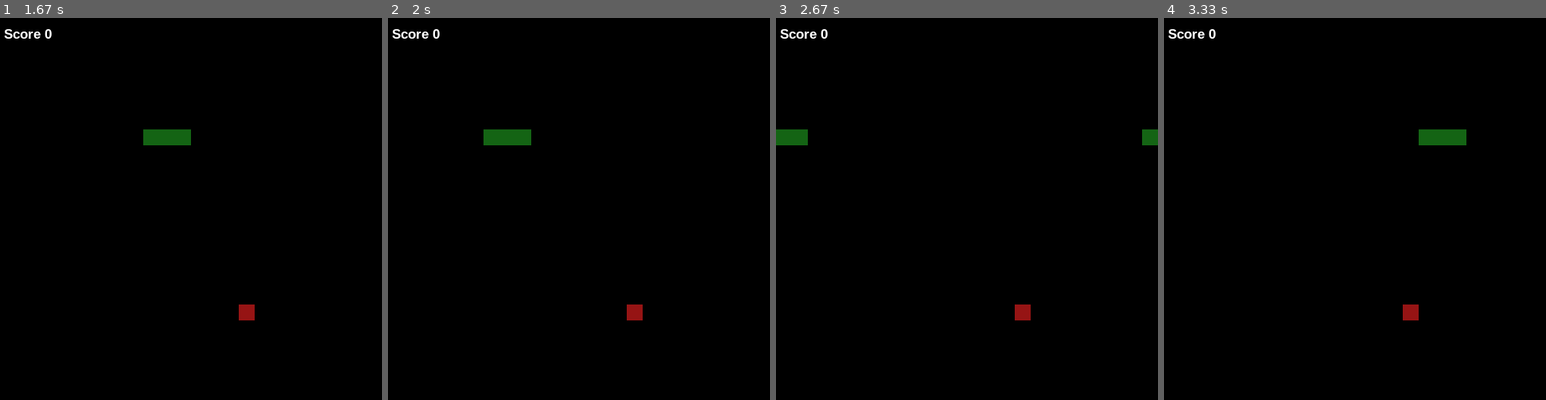
Above: before the commit, frames 1-4 (left to right).
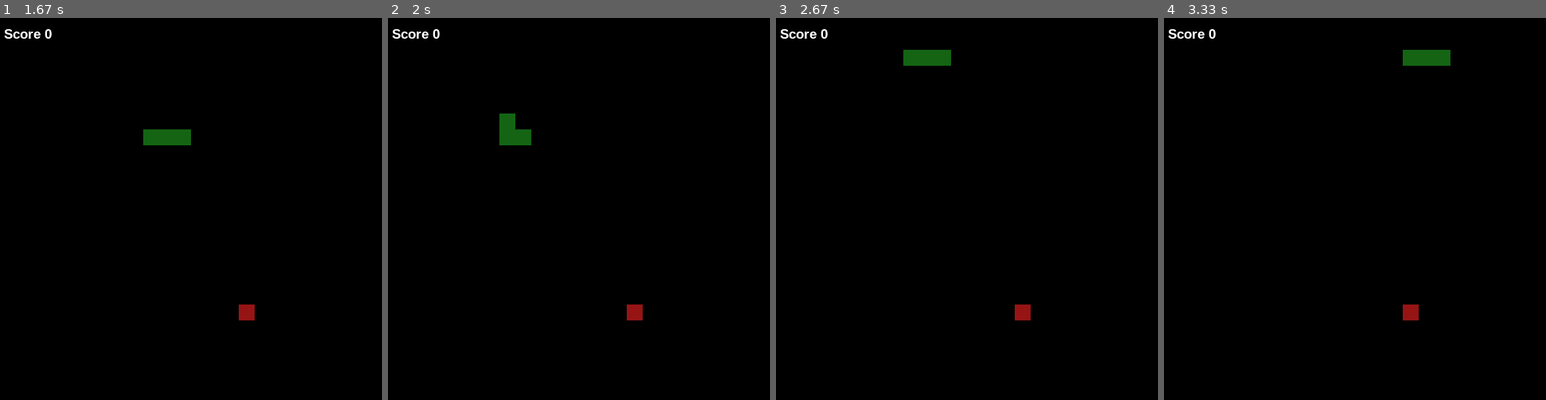
Above: after the commit, the same moments.

Repository: flintlouis/SnakePygame
Game: pygame game, started from main.py
Same seed, same stepped clock (60 frames per second), same inputs: the game is played once before the commit and once after it.
Inputs:
- Up to frame 1 (1.67 s): hold W 0.33-0.8 s; hold Right 0.33-0.8 s; tap A at 0.83 s
- Up to frame 2 (2 s): hold Up from 1.73 s (still down)
- Up to frame 3 (2.67 s): release Up at 2.2 s; hold Right from 2.23 s (still down)
- Up to frame 4 (3.33 s): release Right at 2.7 s; hold Left 2.73-3.27 s; hold Down from 3.3 s (still down)

Frame 1 is identical in both runs. In frame 2, 0.3% of the frame differs, in the area x 25-34%, y 25-34%; in frame 3, 1.0%, in the area x 0-100%, y 8-34%; in frame 4, 1.0%.

Commit message:
added arrow keys

Diff:
--- a/main.py
+++ b/main.py
@@ -18,13 +18,13 @@
 			pygame.quit()
 			sys.exit()
 		elif event.type == pygame.KEYDOWN:
-			if event.key == ord('a'):
+			if event.key == ord('a') or event.key == pygame.K_LEFT:
 				snake.turn(LEFT)
-			elif event.key == ord('s'):
+			elif event.key == ord('s') or event.key == pygame.K_DOWN:
 				snake.turn(DOWN)
-			elif event.key == ord('d'):
+			elif event.key == ord('d') or event.key == pygame.K_RIGHT:
 				snake.turn(RIGHT)
-			elif event.key == ord('w'):
+			elif event.key == ord('w') or event.key == pygame.K_UP:
 				snake.turn(UP)
 			elif event.key == ord('m'):
 				if setting.mute:
Not shown, changed: README.md
